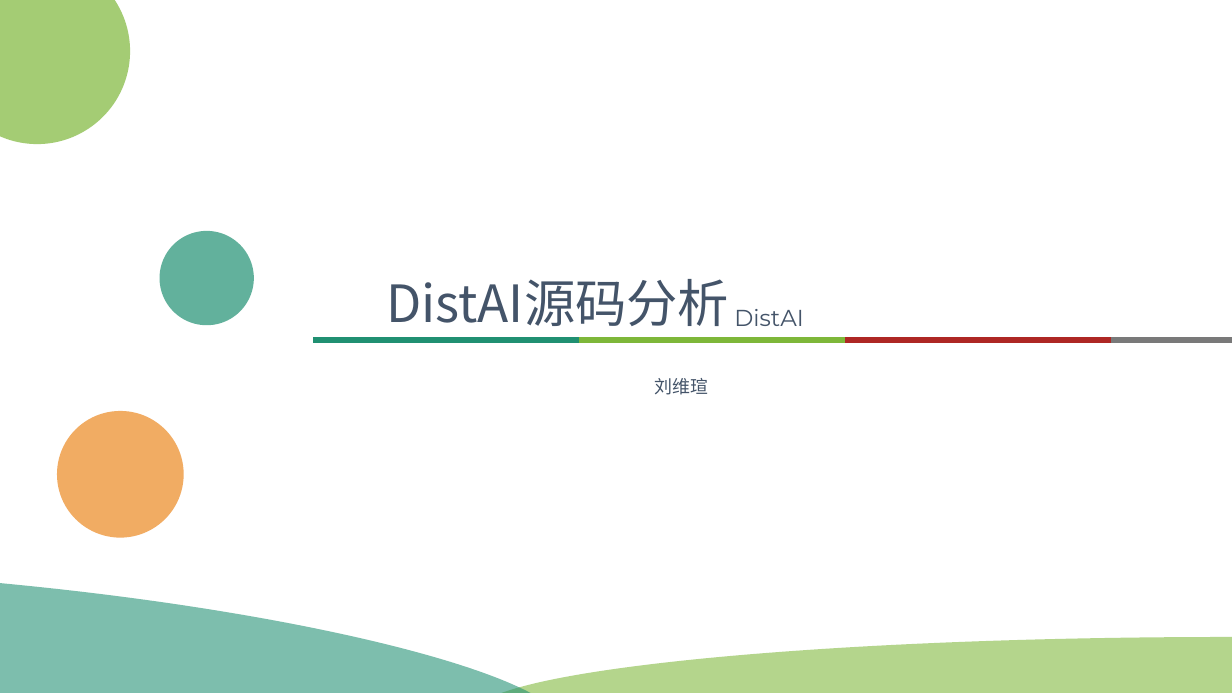
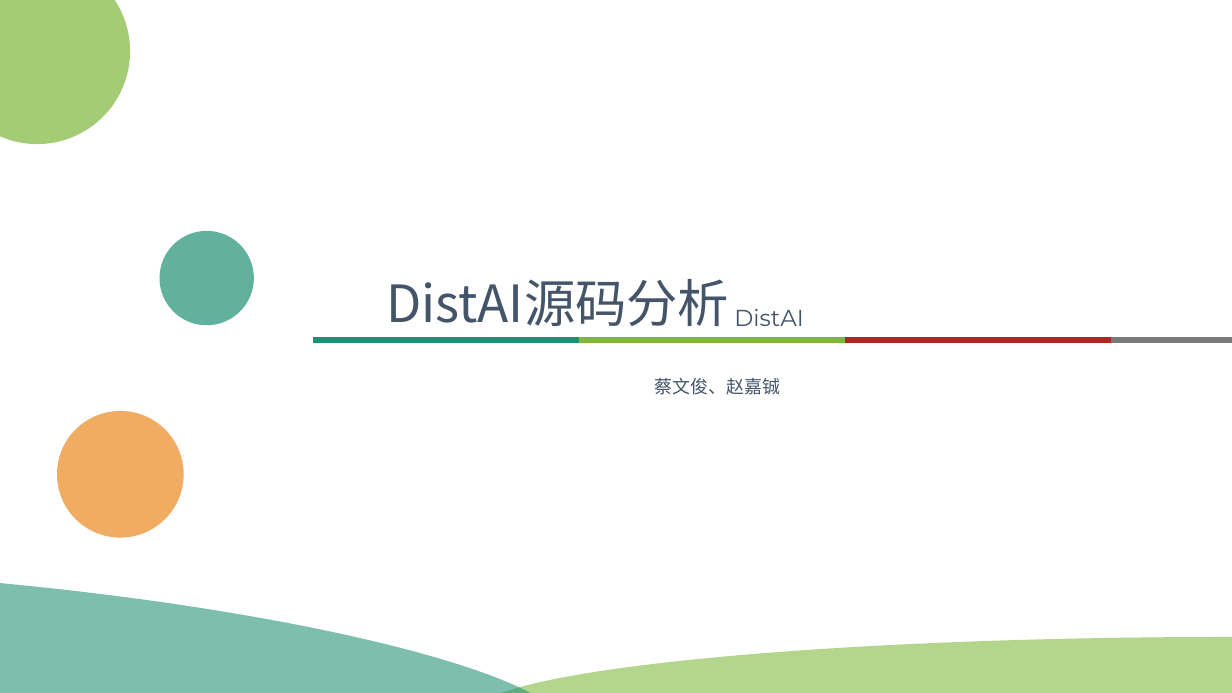
Before and after one commit to hengxin/dist-ai, a slide deck: slide 1 of reports/2-20220401-DistAI 源码结构分析.pptx. Drawn at 1232x693 pixels with LibreOffice and Linux fonts; fonts in the diff are those of the drawing. Boxes give left, top, right and bottom in pixels: in the first picture for what was removed or moved away, otherwise in the second. Text is boxed around its words. In the diff, an @@ line names an element or a change of style, - is before the commit and + after.

```diff
--- a/reports/2-20220401-DistAI 源码结构分析.pptx
+++ b/reports/2-20220401-DistAI 源码结构分析.pptx
@@ text in free at [654,378,780,395]: text changed @@
-刘维瑄
+蔡文俊、赵嘉铖
```
Also in this commit, not shown: 5 other files.
